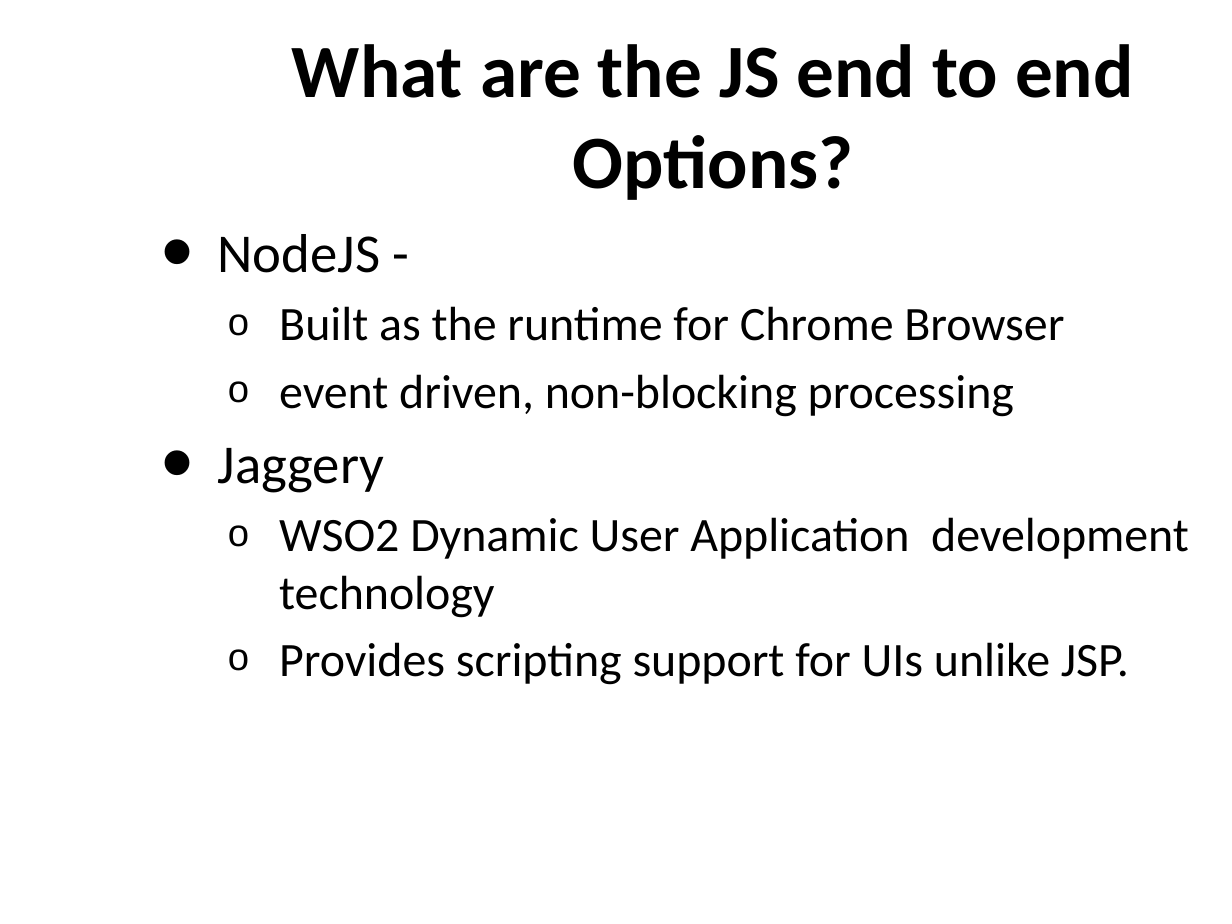
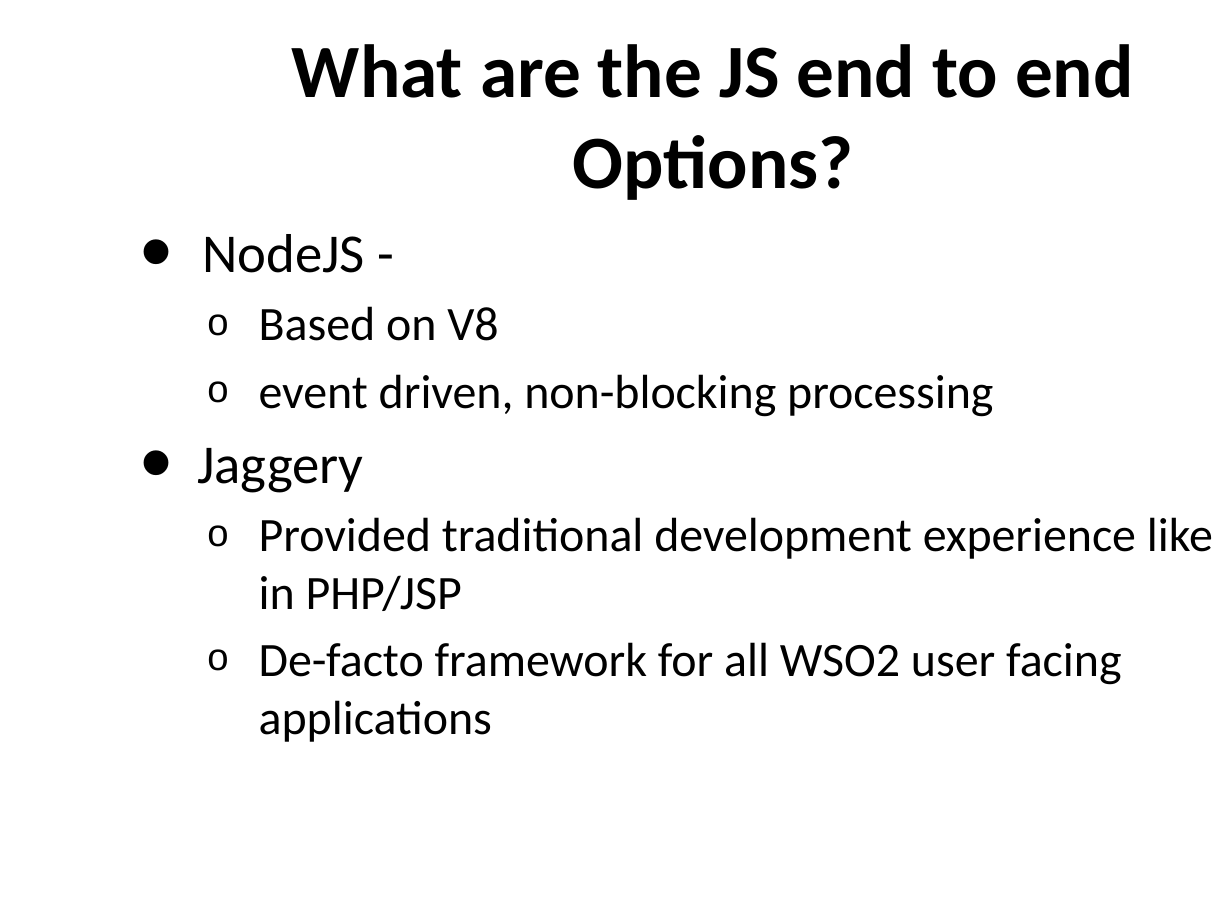
Before and after one commit to nuwanbando/coffee-shop, a slide deck: slide 9 of slides/WebAppDevelopmentWithJavaScript.pptx. Drawn at 1232x924 pixels with LibreOffice and Linux fonts; fonts in the diff are those of the drawing; background and template pictures are left out. Boxes give left, top, right and bottom in pixels: in the first picture for what was removed or moved away, otherwise in the second. Text is boxed around its words. In the diff, an @@ line names an element or a change of style, - is before the commit and + after.

```diff
--- a/slides/WebAppDevelopmentWithJavaScript.pptx
+++ b/slides/WebAppDevelopmentWithJavaScript.pptx
@@ text "NodeJS -" moved from (x1=218, y1=234, x2=1189, y2=685) to (x1=197, y1=234, x2=1213, y2=742) @@
@@ text at (x1=202, y1=234, x2=365, y2=273): indent changed @@
@@ text at (x1=259, y1=306, x2=498, y2=341): text changed @@
-  o Built as the runtime for Chrome Browser
+  o Based on V8
@@ text at (x1=259, y1=517, x2=1213, y2=742): text changed @@
-  o WSO2 Dynamic User Application development technology
-  o Provides scripting support for UIs unlike JSP.
+  o Provided traditional development experience like in PHP/JSP
+  o De-facto framework for all WSO2 user facing applications
```
Also in this commit, not shown: 8 other slides changed, 7 slides added, 8 slides removed, 1 other file.
